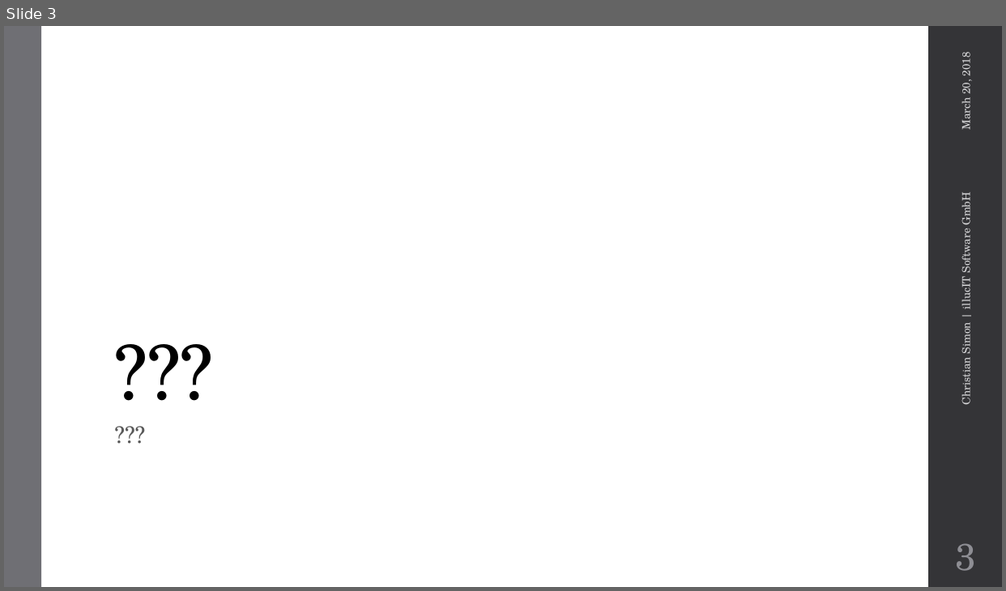
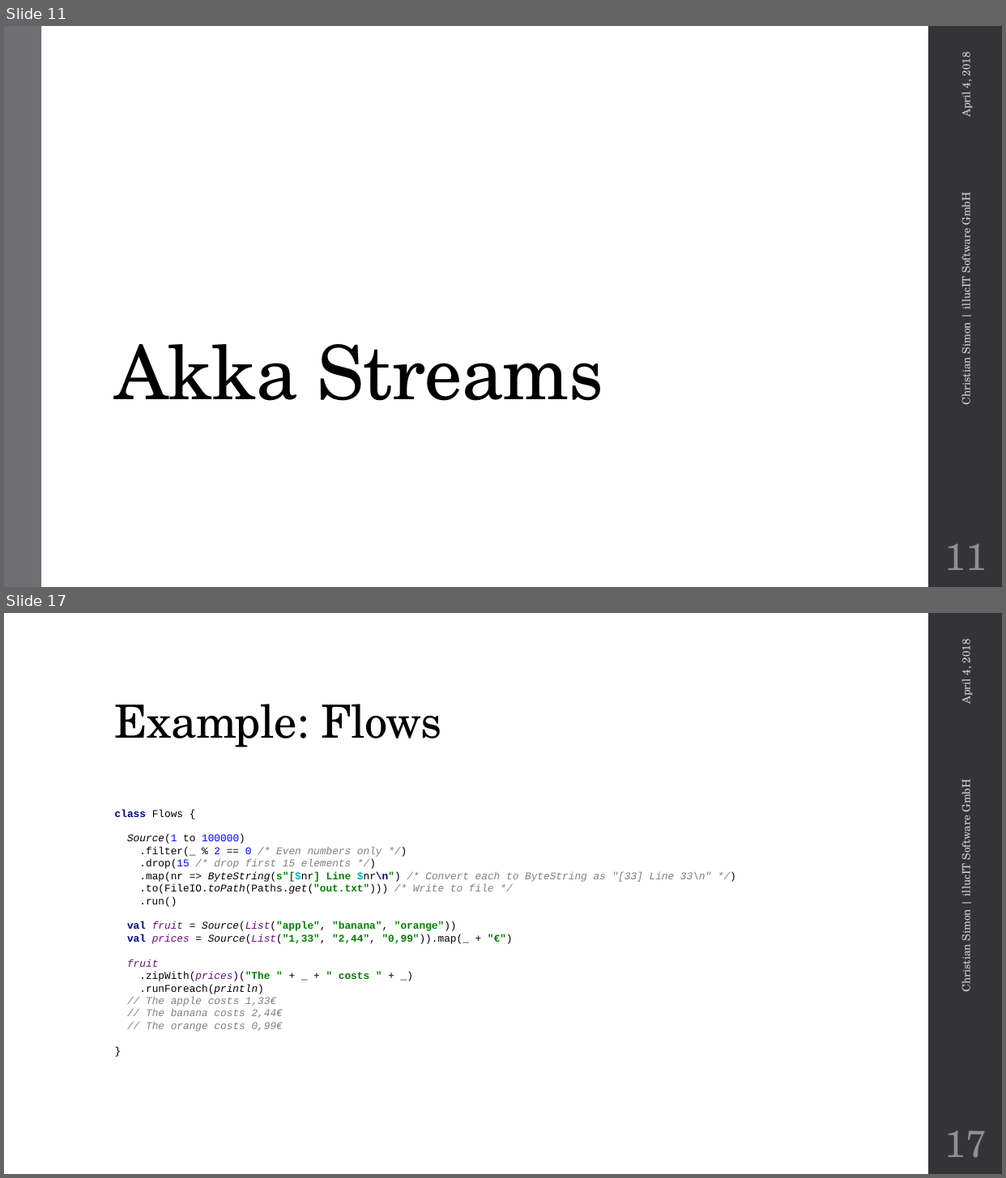
Before and after one commit to metaxmx/IntroductionToAkkaStreams, a slide deck: Introduction to Akka Streams.pptx. Shown one above the other, each under a label of ours: slide 3 before the commit, slides 11 and 17 after it; the slides between them are not shown. The pictures are 1006x591 and 1006x1178 pixels, drawn with LibreOffice and Linux fonts; fonts in the diff are those of the drawing; background and template pictures are left out. Boxes give left, top, right and bottom in pixels: in the first picture for what was removed or moved away, otherwise in the second. Text is boxed around its words. In the diff, an @@ line names an element or a change of style, - is before the commit and + after.

Commit message:
Akka Streams presentation

```diff
--- a/Introduction to Akka Streams.pptx
+++ b/Introduction to Akka Streams.pptx
@@ slide 17 added at (x1=4, y1=613, x2=1002, y2=1174), background #FFFFFF; not listed: 1 template element that a slide beside it also shows @@
@@ text added at (x1=957, y1=641, x2=974, y2=704), 10.5 pt, text #D9D9DB @@
+April 4, 2018
@@ title added at (x1=115, y1=704, x2=442, y2=747), 44 pt, text #000000 @@
+Example: Flows
@@ text added at (x1=957, y1=782, x2=974, y2=991), 10.5 pt, text #D9D9DB @@
+Christian Simon | illucIT Software GmbH
@@ text added at (x1=115, y1=809, x2=711, y2=1032), 10 pt, text #000000, italic @@
+class Flows {
+Source(1 to 100000)
+.filter(_ % 2 == 0 /* Even numbers only */)
+.drop(15 /* drop first 15 elements */)
+.map(nr => ByteString(s"[$nr] Line $nr\n") /* Convert each to ByteString as "[33] Line 33\n" */)
+.to(FileIO.toPath(Paths.get("out.txt"))) /* Write to file */
+.run()
+val fruit = Source(List("apple", "banana", "orange"))
+val prices = Source(List("1,33", "2,44", "0,99")).map(_ + "€")
+fruit
+.zipWith(prices)("The " + _ + " costs " + _)
+.runForeach(println)
+// The apple costs 1,33€
+// The banana costs 2,44€
+// The orange costs 0,99€
+}
@@ page number added at (x1=945, y1=1131, x2=987, y2=1158), 36 pt, text #8E8E94 @@
+17
@@ what was slide 3 is now slide 11 @@
@@ slide 11 changed as well @@
@@ text at (x1=957, y1=54, x2=974, y2=117): text changed @@
-March 20, 2018
+April 4, 2018
@@ title at (x1=115, y1=344, x2=603, y2=401): text changed @@
-???
+Akka Streams
@@ text removed at (x1=108, y1=419, x2=879, y2=557) @@
-???
@@ page number at (x1=945, y1=544, x2=987, y2=570): text changed @@
-3
+11
```
Also in this commit, not shown: 4 other slides changed, 19 other slides added, 13 other files.
